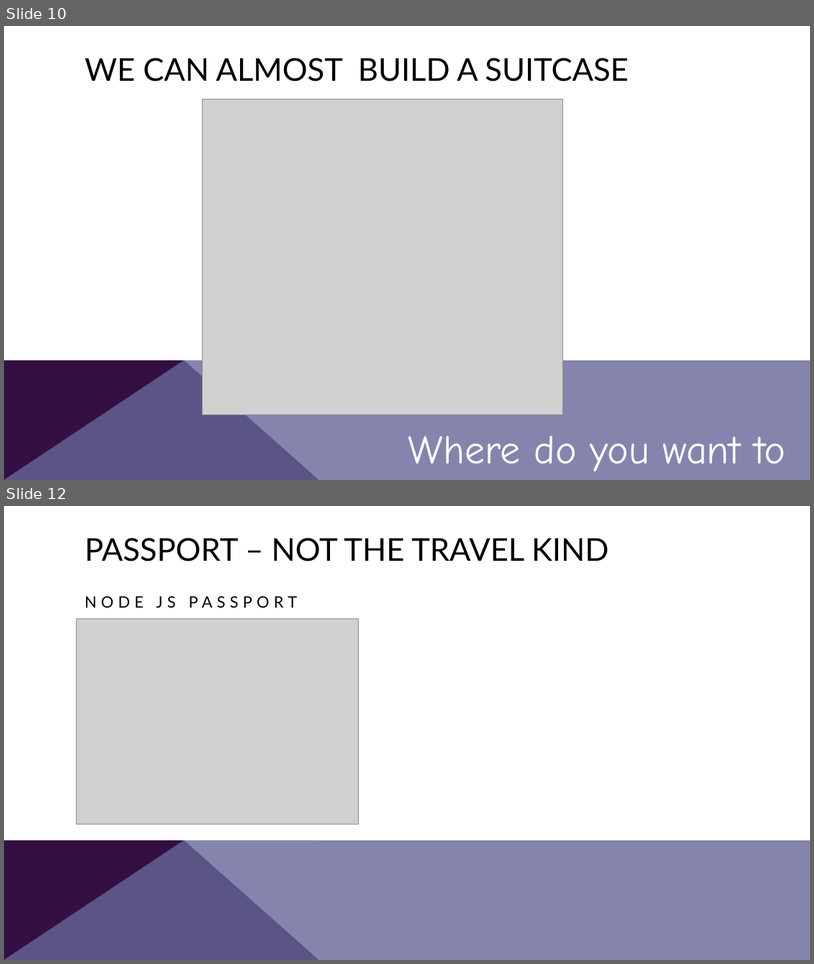
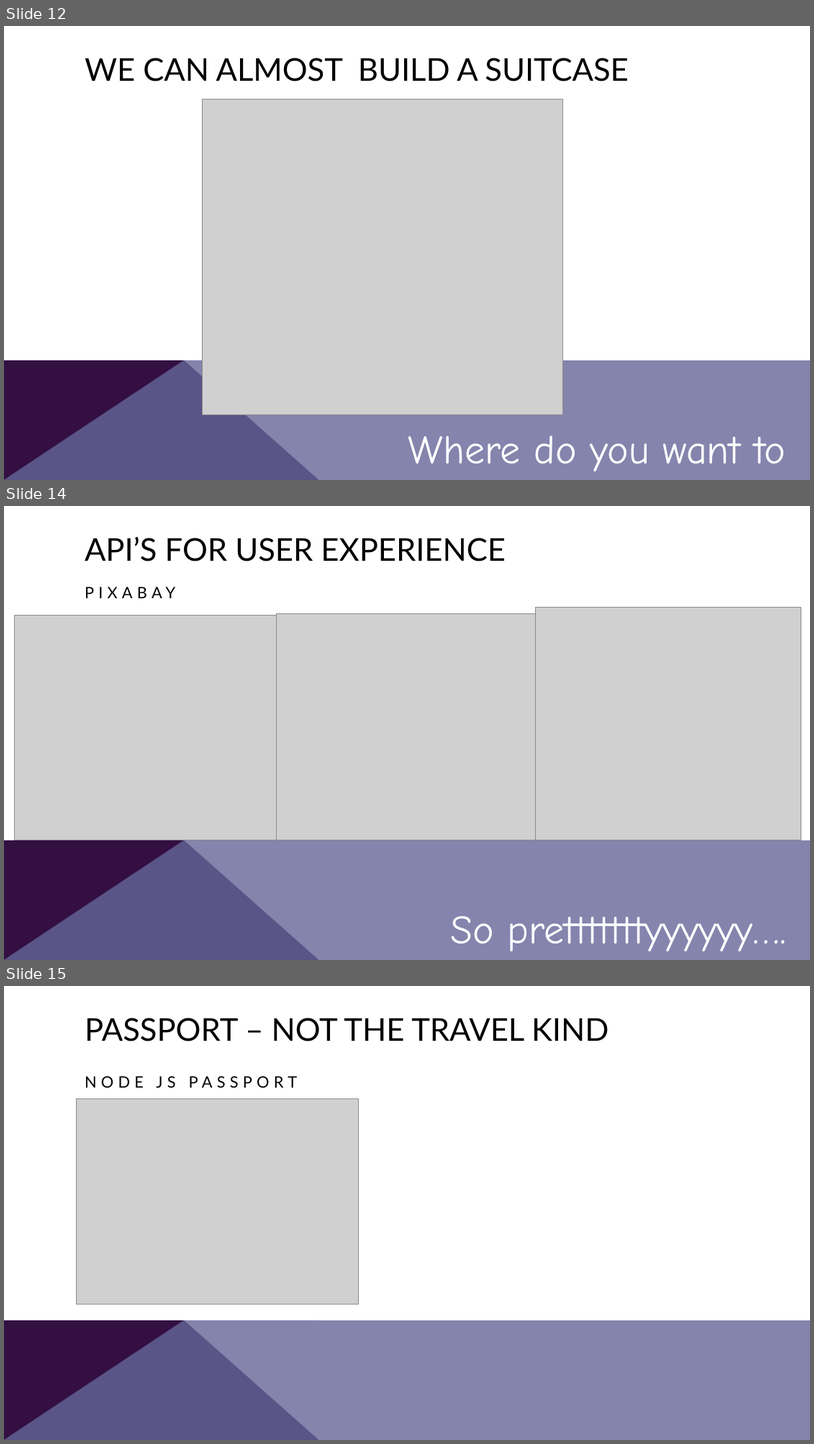
Before and after one commit to v-maxjohnson/Wander-Must, a slide deck: app/public/assets/img/WanderMust_Presentation.pptx. Shown one above the other, each under a label of ours: slides 10 and 12 before the commit, slides 12, 14 and 15 after it; the slides between them are not shown. The pictures are 814x964 and 814x1444 pixels, drawn with LibreOffice and Linux fonts; fonts in the diff are those of the drawing; grey boxes stand for pictures. Boxes give left, top, right and bottom in pixels: in the first picture for what was removed or moved away, otherwise in the second. Text is boxed around its words. In the diff, an @@ line names an element or a change of style, - is before the commit and + after.

```diff
--- a/app/public/assets/img/WanderMust_Presentation.pptx
+++ b/app/public/assets/img/WanderMust_Presentation.pptx
@@ slide 14 added at bbox=[4, 506, 810, 960], background #FFFFFF; not listed: 2 template elements that a slide beside it also shows @@
@@ title added at bbox=[85, 537, 506, 561], 28 pt, text #000000 @@
+API’S FOR USER EXPERIENCE
@@ text added at bbox=[77, 569, 359, 606], 14 pt, text #000000 @@
+PIXABAY
@@ picture added at bbox=[535, 608, 802, 840] @@
@@ picture added at bbox=[15, 615, 301, 840] @@
@@ picture added at bbox=[277, 614, 547, 841] @@
@@ text added at bbox=[450, 916, 787, 951], 36 pt, text #FFFFFF @@
+So pretttttttyyyyyy….
@@ what was slide 10 is now slide 12 @@
@@ what was slide 12 is now slide 15 @@
```
Also in this commit, not shown: 6 slides changed, 2 other slides added, 2 other files.
